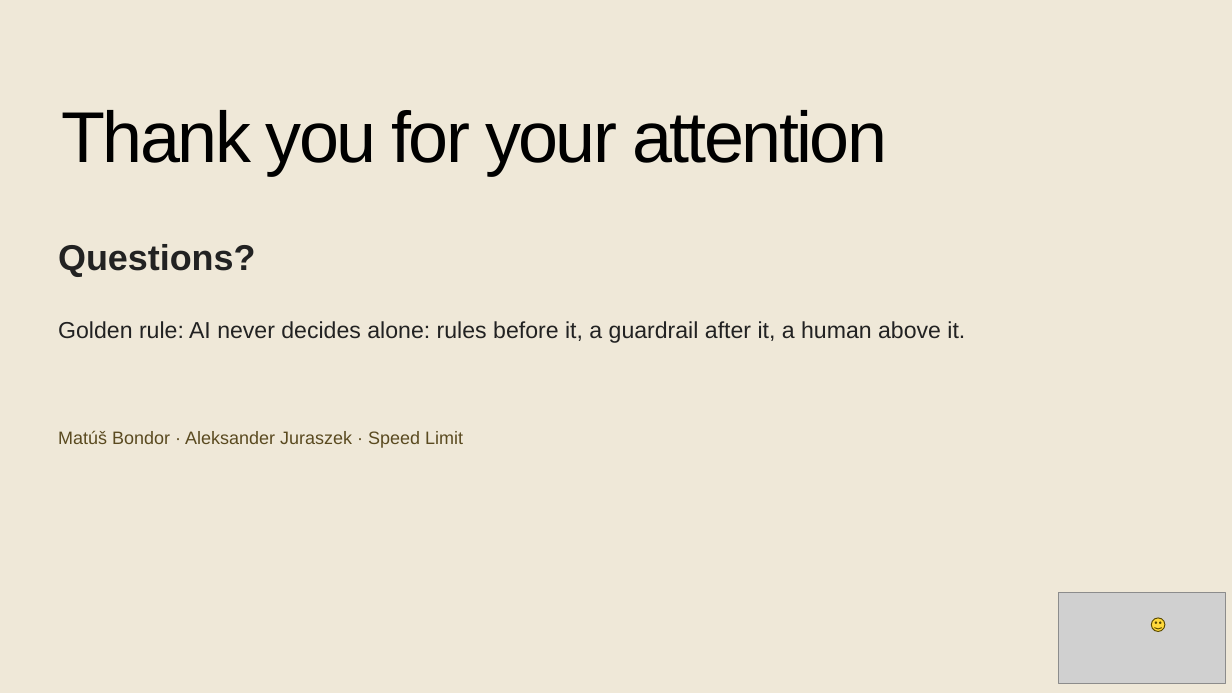
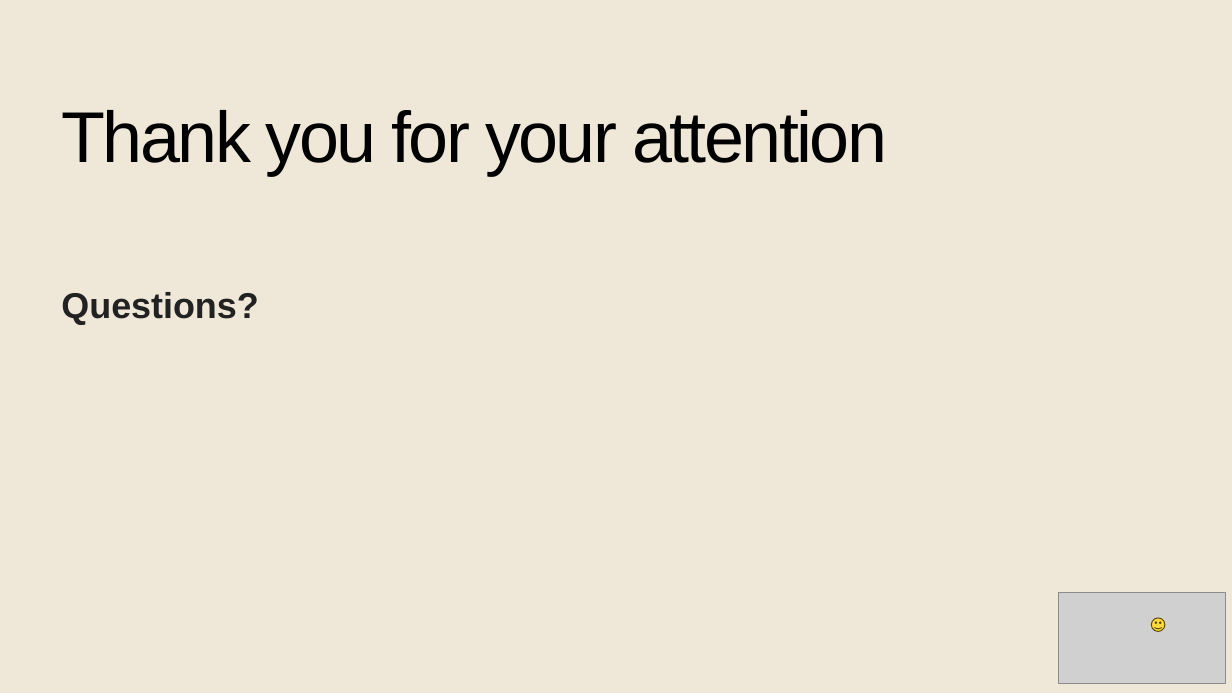
Before and after one commit to matus-bon/SE---Speed-limit, a slide deck: slide 35 of Speed_Limit_Project_EN_FINAL.pptx. Drawn at 1232x693 pixels with LibreOffice and Linux fonts; fonts in the diff are those of the drawing; grey boxes stand for pictures. Boxes give left, top, right and bottom in pixels: in the first picture for what was removed or moved away, otherwise in the second. Text is boxed around its words. In the diff, an @@ line names an element or a change of style, - is before the commit and + after.

```diff
--- a/Speed_Limit_Project_EN_FINAL.pptx
+++ b/Speed_Limit_Project_EN_FINAL.pptx
@@ text "Questions?" moved from (x1=58, y1=244, x2=255, y2=277) to (x1=61, y1=292, x2=258, y2=325) @@
@@ text removed at (x1=58, y1=321, x2=965, y2=343) @@
-Golden rule: AI never decides alone: rules before it, a guardrail after it, a human above it.
@@ text removed at (x1=58, y1=430, x2=463, y2=448) @@
-Matúš Bondor · Aleksander Juraszek · Speed Limit
```
Also in this commit, not shown: 4 other slides changed, 4 other files.
